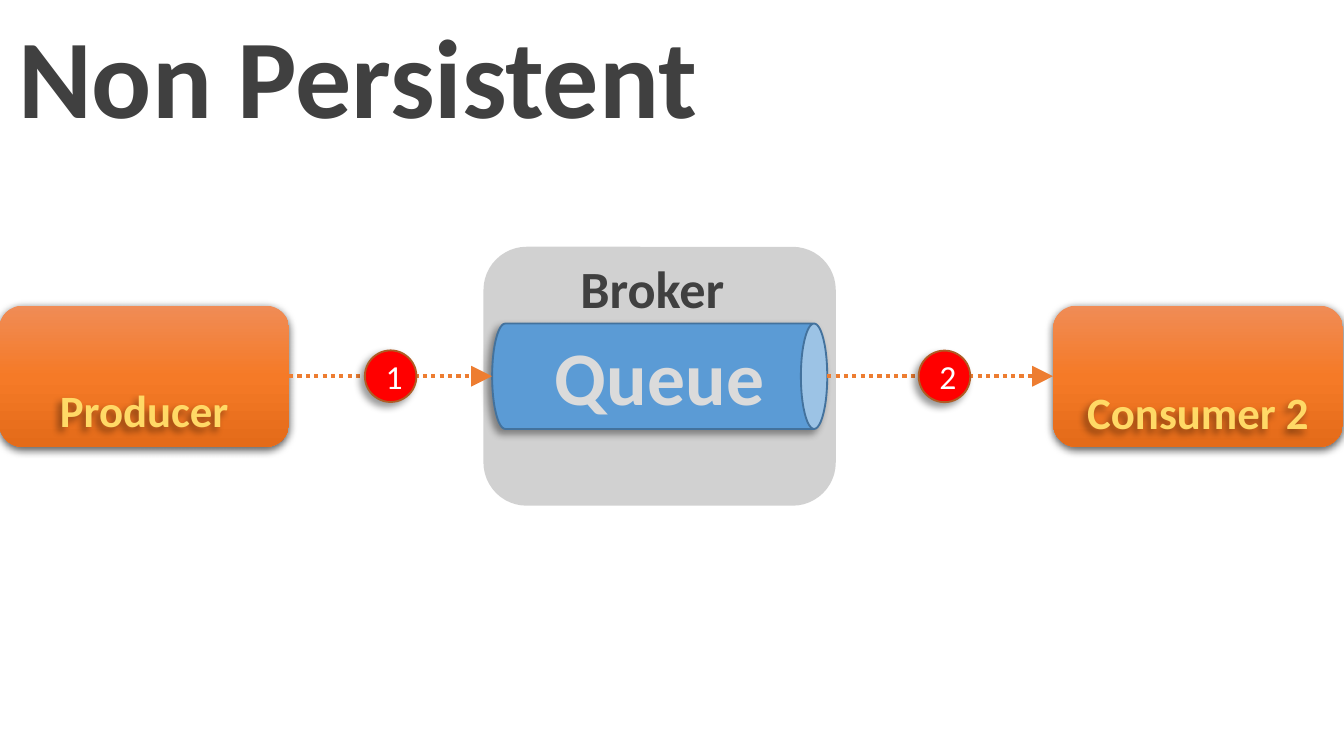
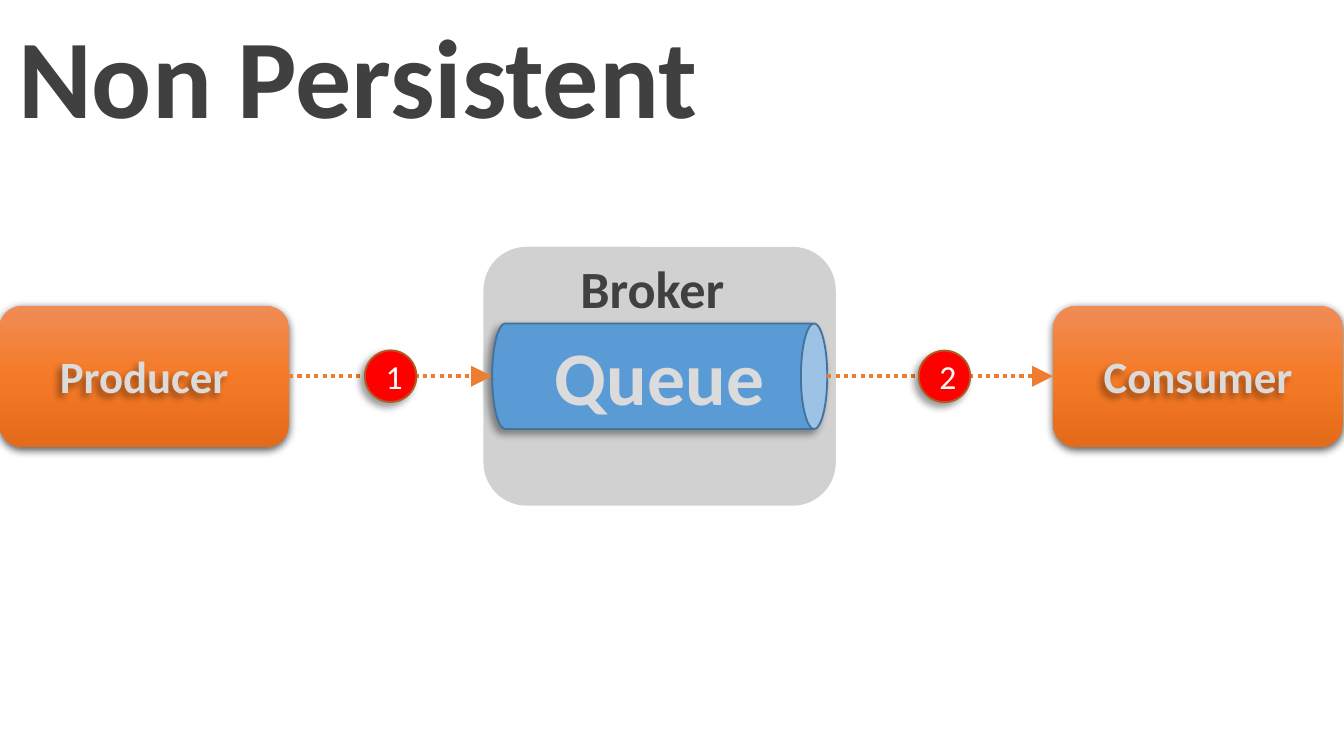
Before and after one commit to dreamuth/Jms101, a slide deck: slide 5 of ppt/jms slides.pptx. Drawn at 1344x756 pixels with LibreOffice and Linux fonts; fonts in the diff are those of the drawing. Boxes give left, top, right and bottom in pixels: in the first picture for what was removed or moved away, otherwise in the second. Text is boxed around its words. In the diff, an @@ line names an element or a change of style, - is before the commit and + after.

```diff
--- a/ppt/jms slides.pptx
+++ b/ppt/jms slides.pptx
@@ text "Producer": place and size @@
-text "Producer" at <box>60,395,229,432</box>
+text "Producer" at <box>60,361,229,394</box>
@@ text "Producer" at <box>60,361,229,394</box>: text colour gradient #FFC000 to #FFD966 to #FFF2CC to pattern #A5A5A5 on #DBDBDB, letter outline #FFC000 1 pt to #525252 1 pt @@
@@ text at <box>1104,363,1293,394</box>: text changed; text colour gradient #FFC000 to #FFD966 to #FFF2CC to pattern #A5A5A5 on #DBDBDB @@
-Consumer 2
+Consumer
```
Also in this commit, not shown: 6 other slides changed, 1 slide removed, 15 other files.
